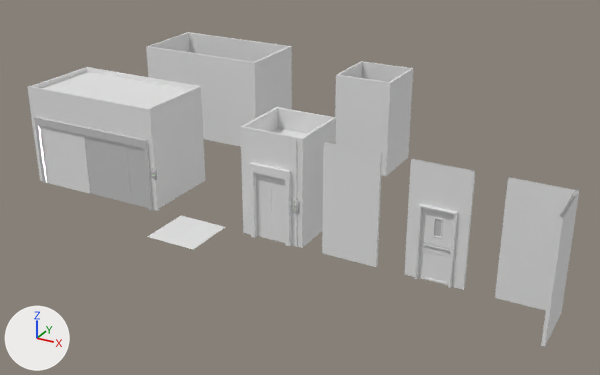
The FBX model Blinded/Assets/Models/BuilidnigParts/SegmentedBuilding.fbx: old version first, new version second.
Before and after are seen from a 50 mm camera at (10.4, -21.4, 13.4) aimed at (-3.8, 4.3, 0.5). Lighting does not change. The marker at lower left points along +X, +Y and +Z. Where no turn or scale is listed for an object, it has been applied to the vertices.

In view in the first picture: 'CornerSegment', 'DoorSegment', 'Elevator', 'ElevatorSegment1', 'ElevatorSegment2', 'ElevatorShaft', 'ElevatorShaft2', 'ElevatorShaftBig', 'ElevatorShaftBig2', 'OutsideElevetor2DoorCenter', 'OutsideElevetor2DoorLeft', 'WallSegment'.
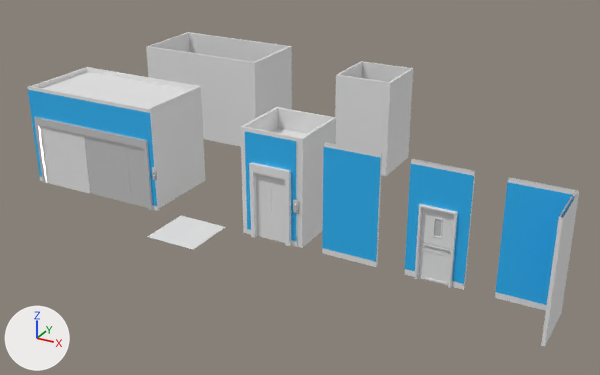
The newer file is also rescaled (x0.8) as a whole; pictures and numbers use the older file's frame.

Boxes (x1, y1, x2, y2) around the edits, measured in the pictures (600 x 375 px):
'CornerSegment', recoloured (white to blue): (495, 179, 577, 309) in both
'WallSegment', recoloured (white to blue): (322, 144, 382, 265) in both
'DoorSegment', recoloured (white to blue): (404, 161, 475, 287) in both
'ElevatorSegment2', recoloured (white to blue): (27, 87, 159, 209) in both
'ElevatorSegment1', recoloured (white to blue): (244, 129, 297, 245) in both

The edits, one by one:
Material 'Side1_Mat' (mat_side1_mat) changes colour from white #e7e7e7 to blue #2ab5f6; in linear values from (0.8, 0.8, 0.8) to (0.0233, 0.462, 0.92).
